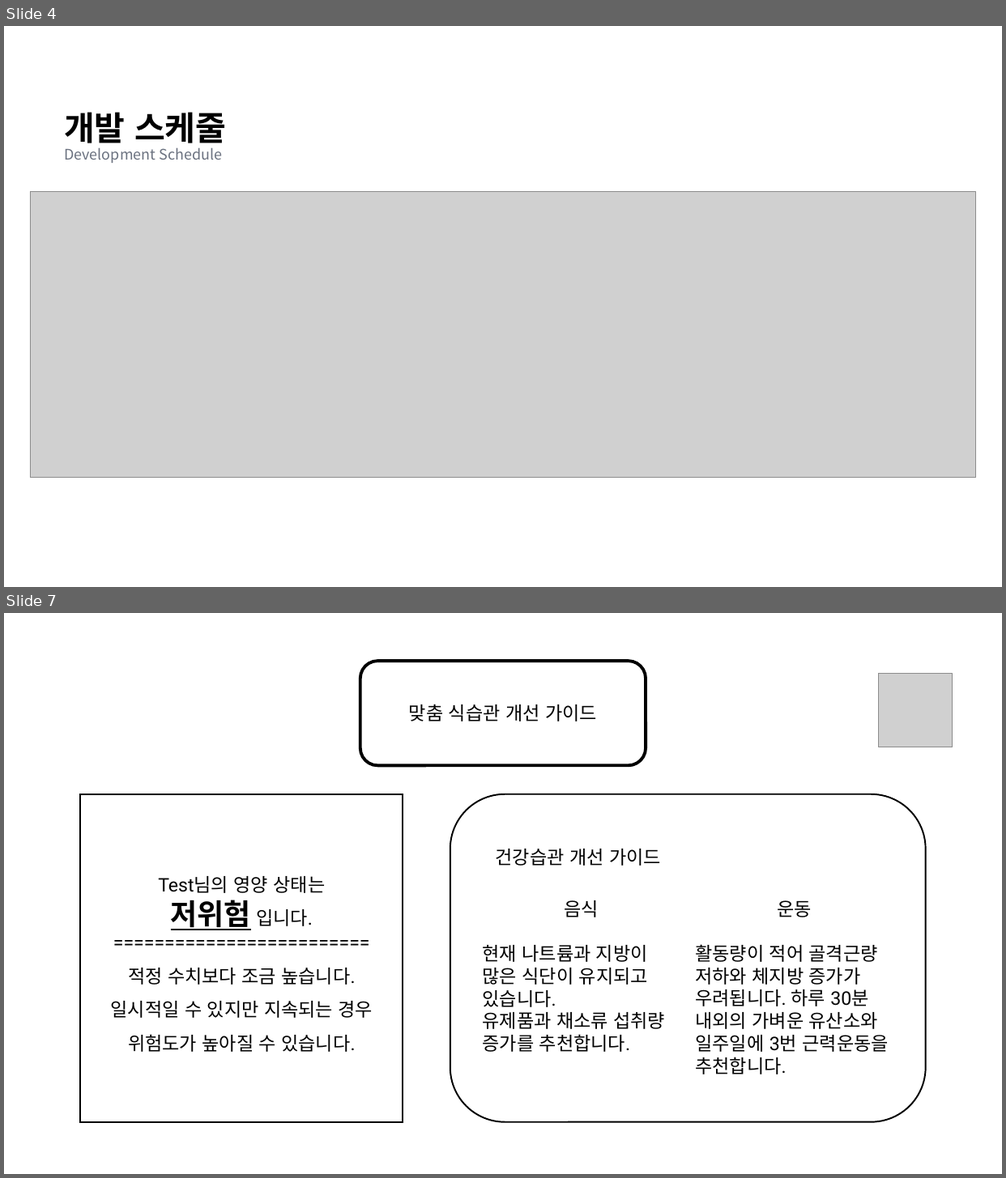
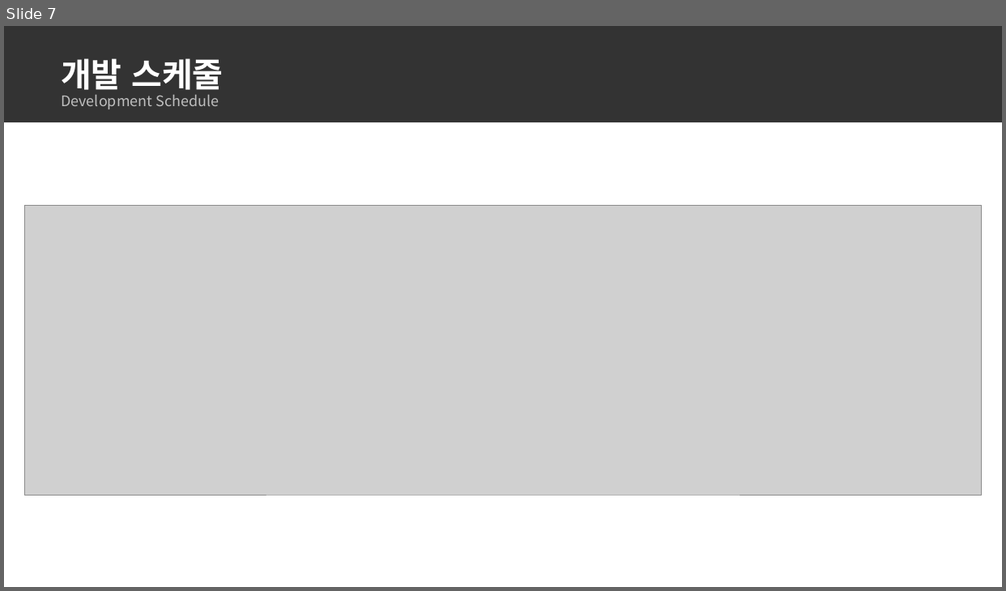
Before and after one commit to dc-inside/LeeSeungChan, a slide deck: 1차 프로젝트/기획서.pptx. Shown one above the other, each under a label of ours: slides 4 and 7 before the commit, slide 7 after it; the slides between them are not shown. The pictures are 1006x1178 and 1006x591 pixels, drawn with LibreOffice and Linux fonts; fonts in the diff are those of the drawing; grey boxes stand for pictures. Boxes give left, top, right and bottom in pixels: in the first picture for what was removed or moved away, otherwise in the second. Text is boxed around its words. In the diff, an @@ line names an element or a change of style, - is before the commit and + after.

```diff
--- a/1차 프로젝트/기획서.pptx
+++ b/1차 프로젝트/기획서.pptx
@@ slide 7 removed at (x1=4, y1=613, x2=1002, y2=1174), background #FFFFFF @@
@@ rounded rectangle removed at (x1=360, y1=661, x2=646, y2=766) @@
-맞춤 식습관 개선 가이드
@@ picture removed at (x1=879, y1=674, x2=953, y2=747) @@
@@ rectangle removed at (x1=80, y1=794, x2=403, y2=1122) @@
-Test님의 영양 상태는
-저위험 입니다.
-=========================
-적정 수치보다 조금 높습니다.
-일시적일 수 있지만 지속되는 경우 위험도가 높아질 수 있습니다.
@@ rounded rectangle removed at (x1=450, y1=794, x2=926, y2=1122) @@
@@ text removed at (x1=496, y1=849, x2=661, y2=866) @@
-건강습관 개선 가이드
@@ text removed at (x1=483, y1=901, x2=665, y2=1052) @@
-음식
-현재 나트륨과 지방이 많은 식단이 유지되고 있습니다.
-유제품과 채소류 섭취량 증가를 추천합니다.
@@ text removed at (x1=695, y1=901, x2=889, y2=1075) @@
-운동
-활동량이 적어 골격근량 저하와 체지방 증가가 우려됩니다. 하루 30분 내외의 가벼운 유산소와 일주일에 3번 근력운동을 추천합니다.
@@ what was slide 4 is now slide 7 @@
@@ slide 7 changed as well @@
@@ rectangle added at (x1=4, y1=26, x2=1002, y2=122), fill #000000 at 80% opacity @@
@@ text "개발 스케줄 Development Schedule" moved from (x1=64, y1=112, x2=226, y2=163) to (x1=61, y1=58, x2=223, y2=109) @@
@@ text "개발 스케줄 Development Schedule" at (x1=61, y1=58, x2=223, y2=109): text colour #000000 to #FFFFFF in "개발 스케줄"; text colour #6B7280 to #BFBFBF in "Development Schedule" @@
@@ picture resized from (x1=30, y1=191, x2=976, y2=478) to (x1=24, y1=205, x2=981, y2=495) @@
```
Also in this commit, not shown: 2 other slides changed, 7 slides added, 3 other slides removed.
